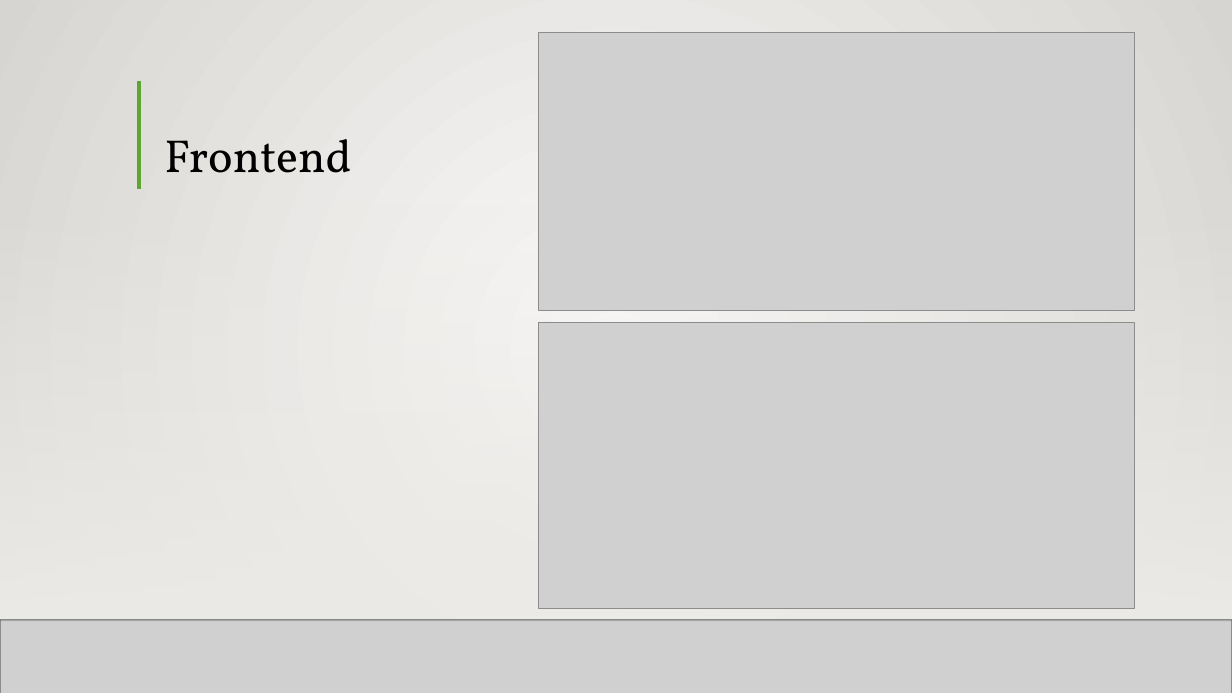
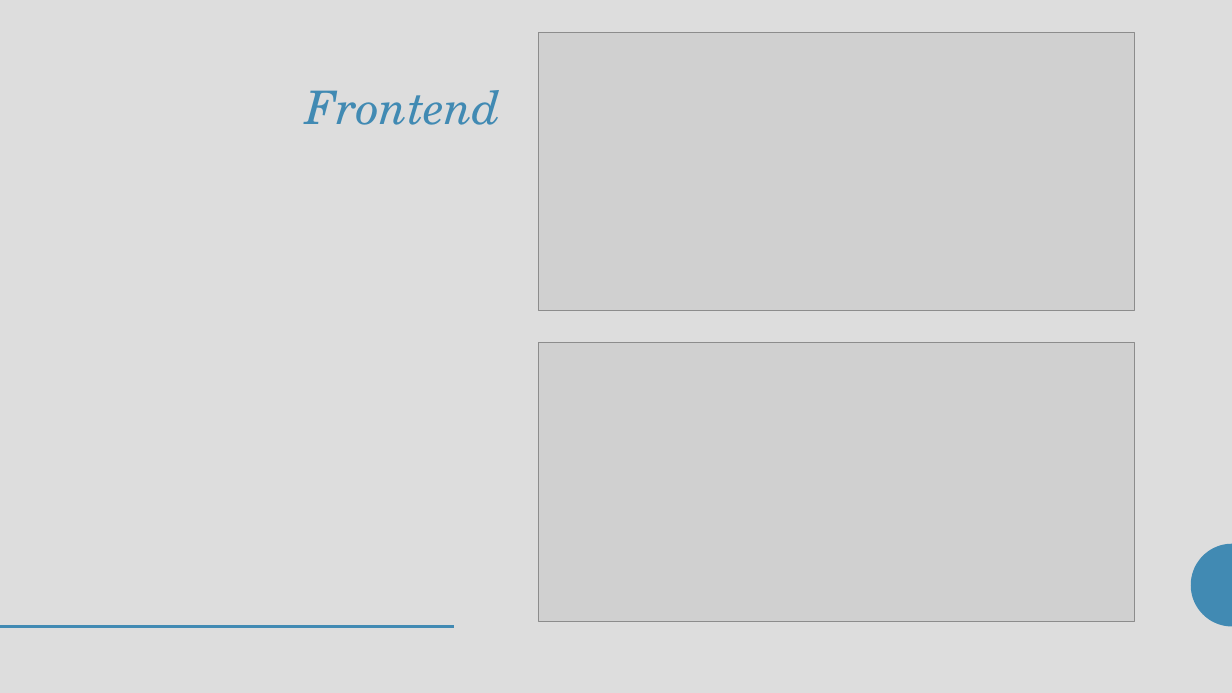
Before and after one commit to seans888/Project---LSC-2, a slide deck: slide 14 of Documentation/MCSPROJ/LSC-LMS PPT.pptx (slide 15 before the commit). Drawn at 1232x693 pixels with LibreOffice and Linux fonts; fonts in the diff are those of the drawing; grey boxes stand for pictures; background and template pictures are left out. Boxes give left, top, right and bottom in pixels: in the first picture for what was removed or moved away, otherwise in the second. Text is boxed around its words. In the diff, an @@ line names an element or a change of style, - is before the commit and + after.

```diff
--- a/Documentation/MCSPROJ/LSC-LMS PPT.pptx
+++ b/Documentation/MCSPROJ/LSC-LMS PPT.pptx
@@ background gradient #FAFAF9 to #D7D5D2 to #DDDDDD @@
@@ rectangle removed at <box>0,0,1232,693</box> @@
@@ title "Frontend": place and size @@
-title "Frontend" at <box>164,139,351,173</box>
+title "Frontend" at <box>306,90,501,125</box>
@@ title "Frontend" at <box>306,90,501,125</box>: font Vollkorn to TeX Gyre Schola, text colour #000000 to #418AB3, italic on; alignment left to right; vertical alignment bottom to top @@
@@ line removed from (139, 80) to (139, 189) @@
@@ rectangle removed at <box>0,203,1232,619</box> @@
@@ rectangle removed at <box>0,203,1232,619</box> @@
@@ picture: place and size @@
-picture at <box>538,323,1134,609</box>
+picture at <box>538,343,1134,621</box>
@@ freeform shape added at <box>1191,543,1232,627</box>, fill #418AB3 @@
@@ line removed from (0, 621) to (1232, 621) @@
@@ picture removed at <box>0,620,1232,693</box> @@
@@ line removed from (0, 621) to (1232, 621) @@
@@ line added from (0, 627) to (455, 627), #418AB3 2 pt @@
```
Also in this commit, not shown: 14 other slides changed, 6 slides added, 1 slide removed.
